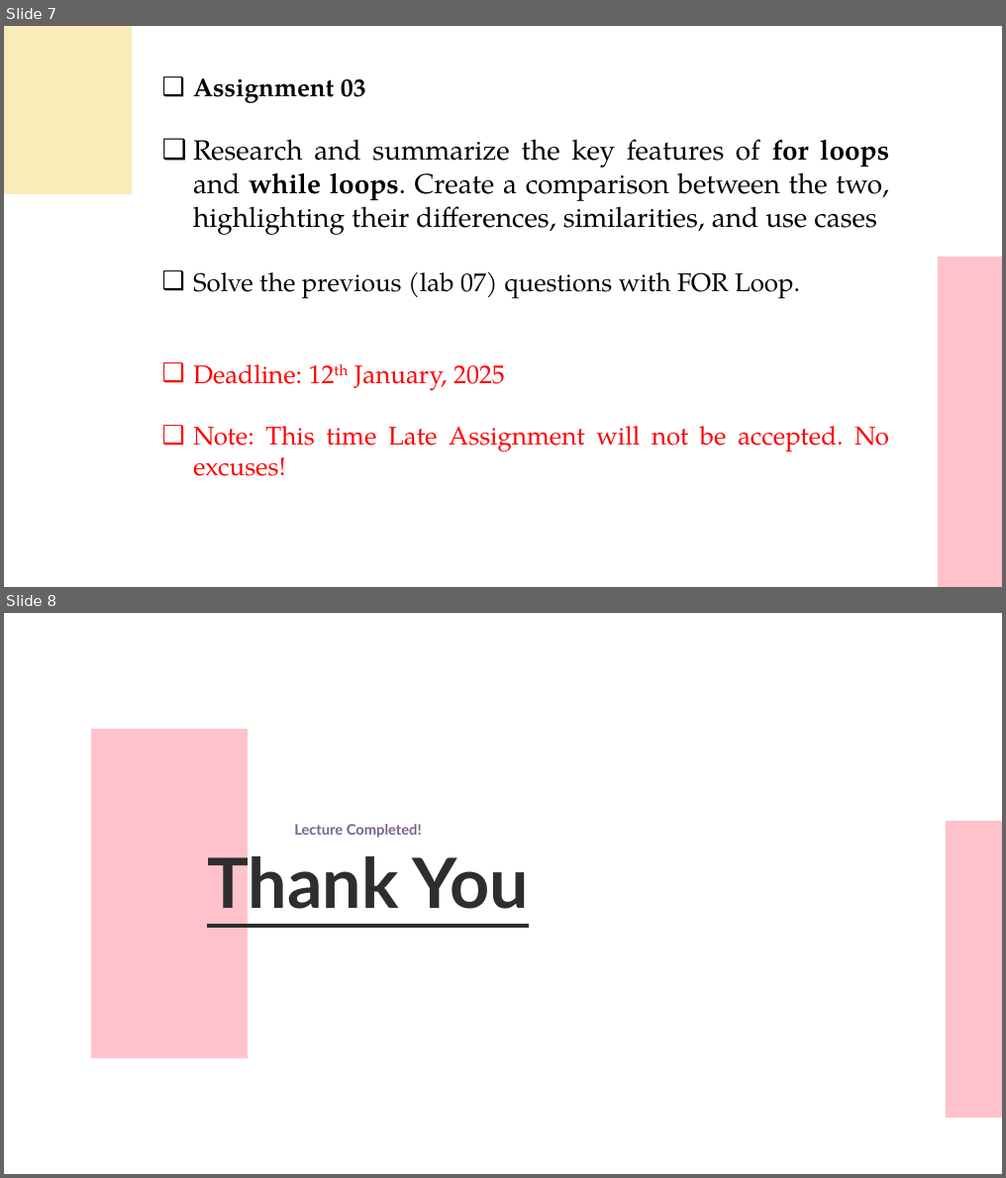
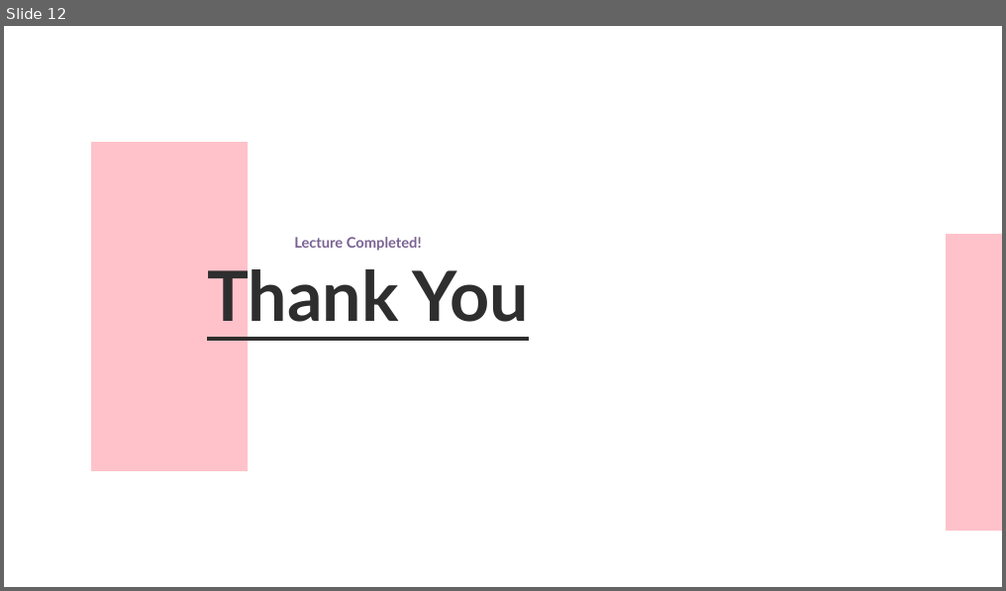
Before and after one commit to UKhayam/Programming-Fundamentals, a slide deck: PF-Lecture-5.pptx. Shown one above the other, each under a label of ours: slides 7 and 8 before the commit, slide 12 after it. The pictures are 1006x1178 and 1006x591 pixels, drawn with LibreOffice and Linux fonts; fonts in the diff are those of the drawing. Boxes give left, top, right and bottom in pixels: in the first picture for what was removed or moved away, otherwise in the second. Text is boxed around its words. In the diff, an @@ line names an element or a change of style, - is before the commit and + after.

Commit message:
lecture 5 and 6 issue solved

```diff
--- a/PF-Lecture-5.pptx
+++ b/PF-Lecture-5.pptx
@@ slide 7 removed at box(4, 26, 1002, 587), background #FFFFFF @@
@@ freeform shape removed at box(4, 26, 132, 194) @@
@@ text removed at box(193, 78, 889, 476) @@
-❑ Assignment 03
-❑ Research and summarize the key features of for loops and while loops. Create a comparison between the two, highlighting their differences, similarities, and use cases
-❑ Solve the previous (lab 07) questions with FOR Loop.
-❑ Deadline: 12th January, 2025
-❑ Note: This time Late Assignment will not be accepted. No excuses!
@@ freeform shape removed at box(938, 257, 1002, 587) @@
@@ what was slide 8 is now slide 12 @@
```
Also in this commit, not shown: 3 slides changed, 8 slides added, 3 other slides removed, 1 other file.
